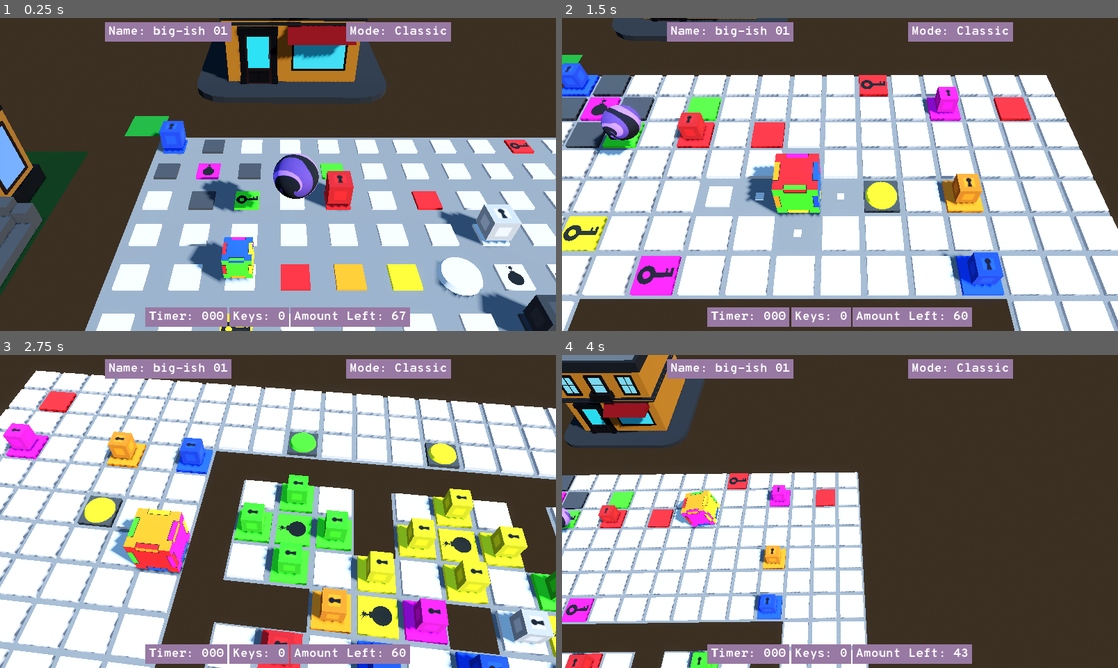
Above: before the commit, frames 1-4 (two rows, left to right).
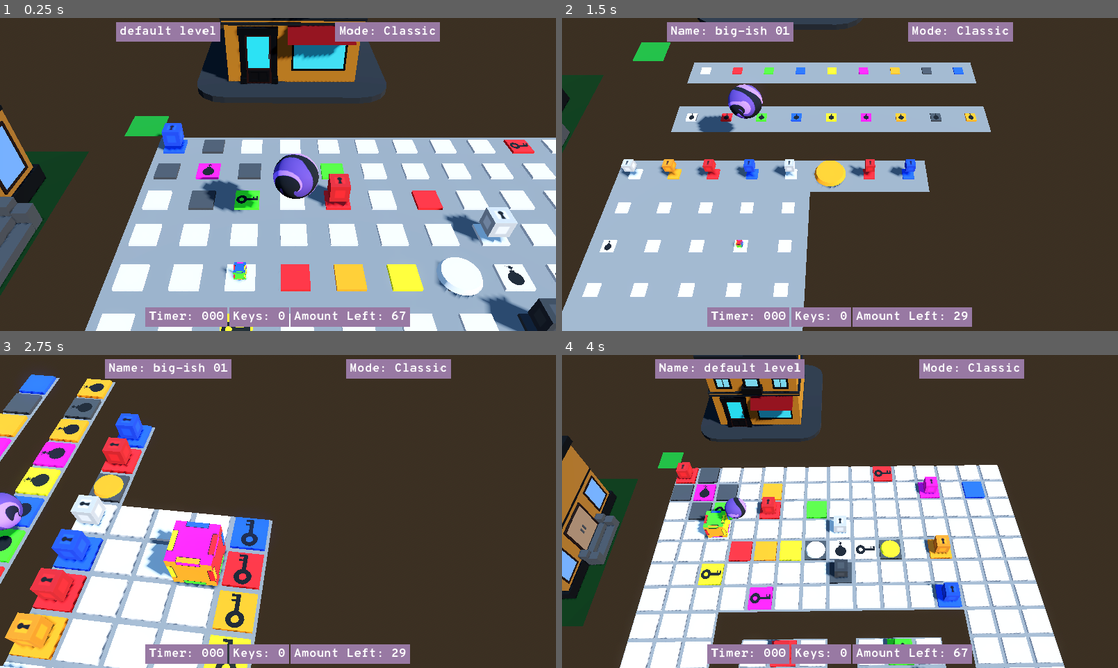
Above: after the commit, the same moments.

Repository: garrettjwilke/cube_thingy
Game: Godot game, scene res://scenes/3d/game_base.tscn
The game is run twice, just before and just after one commit, with the same random seed, the same clock (stepped at 60 frames per second) and the same inputs.
Inputs:
- Up to frame 1 (0.25 s): no input
- Up to frame 2 (1.5 s): hold D (right) 0.53-1.28 s; tap N (level_next) at 0.6 s; tap B (level_previous) at 0.8, 1.35 s; hold S (back) from 1.28 s (still down)
- Up to frame 3 (2.75 s): tap N (level_next) at 1.55 s; release S (back) at 2.03 s; hold D (right) from 2.03 s (still down); tap Q (CAM_ROTATE_LEFT) at 2.1 s; tap B (level_previous) at 2.3 s
- Up to frame 4 (4 s): release D (right) at 2.78 s; hold W (forward) 2.78-3.53 s; tap E (CAM_ROTATE_RIGHT) at 2.85 s; tap N (level_next) at 3.05 s; hold A (left) from 3.53 s (still down); tap C (cam_swap) at 3.6 s; tap B (level_previous) at 3.8 s

The runs differ from the first frame. In frame 1, 4.1% of the frame differs, in the area x 17-100%, y 1-100%; in frame 2, 71%, in the area x 0-100%, y 0-100%; in frame 3, 70%; in frame 4, 53%.

Commit message:
fixed all jank

Diff:
--- a/scripts/cube_3d.gd
+++ b/scripts/cube_3d.gd
@@ -155,14 +155,32 @@
 	hmls.update_cube_position(Vector2(int(position.x), int(position.z)))
 
 func reset_pos():
-	mesh.hide()
+	hmls.update_cube_position(Vector2(hmls.START_POSITION.x,hmls.START_POSITION.y))
+	mesh.rotation_degrees = Vector3(0,0,0)
+	hmls.PAUSE = true
 	position = Vector3(hmls.START_POSITION.x,0,hmls.START_POSITION.y)
-	hmls.update_cube_position(Vector2(position.x,position.z))
-	mesh.rotation_degrees = Vector3(0,0,0)
-	mesh.scale = Vector3(0,0,0)
-	var tween = create_tween()
-	tween.tween_property(mesh,"scale",Vector3(1,1,1),0.5)
-	mesh.show()
+	scale = Vector3(0.01,0.01,0.01)
+	hmls.PAUSE = true
+	var tween2 = create_tween()
+	tween2.tween_property(self,"scale",Vector3(1,1,1),1.2)
+	await tween2.finished
+	hmls.PAUSE = false
+	#var tween2 = create_tween()
+	#tween2.tween_property(self,"position",Vector3(hmls.START_POSITION.x,0,hmls.START_POSITION.y),0.7)
+	#await tween2.finished
+
+	hmls.PAUSE = false
+	#hmls.update_cube_position(Vector3(hmls.START_POSITION.x,0,hmls.START_POSITION.y))
+
+	#mesh.hide()
+	#position = Vector3(hmls.START_POSITION.x,0,hmls.START_POSITION.y)
+	#mesh.scale = Vector3(0,0,0)
+	#hmls.PAUSE = true
+	#var tween = create_tween()
+	#tween.tween_property(mesh,"scale",Vector3(1,1,1),0.5)
+	#mesh.show()
+	#await tween.finished
+	#hmls.PAUSE = false
 
 func _ready():
 	set_cube_material()
@@ -185,6 +203,28 @@
 		else:
 			hmls.INVERTED_MODE = "false"
 		set_cube_material()
+	if Input.is_action_just_pressed("reset"):
+		if hmls.PAUSE == false:
+			# uncomment the line below to force the RNG to be the same each reset
+			#hmls.update_rng_seed(hmls.get_default("RNG_SEED"))
+			hmls.debug_message("cube_3d.gd", "reset button pressed", 1)
+			hmls.update_tiles("reset")
+			hmls.update_tiles("3d")
+			reset_pos()
+	if Input.is_action_just_pressed("level_next"):
+		if hmls.PAUSE == false:
+			hmls.update_level(1)
+			hmls.update_tiles("reset")
+			hmls.update_tiles("3d")
+			# set the position and then pass position to hmls.update_cube_position
+			# if we don't do this, the cube can end up on a bad tile
+			reset_pos()
+	if Input.is_action_just_pressed("level_previous"):
+		if hmls.PAUSE == false:
+			hmls.update_level(-1)
+			hmls.update_tiles("reset")
+			hmls.update_tiles("3d")
+			reset_pos()
 	if hmls.PAUSE:
 		return
 	speed = ORIGINAL_SPEED
@@ -232,32 +272,12 @@
 			4:
 				DIR = Vector3.FORWARD
 	if DIR != Vector3.ZERO:
+		var CAN_ROLL = false
 		match str(hmls.floor_check(hmls.CUBE_POSITION.x + DIR.x, hmls.CUBE_POSITION.y + DIR.z)):
 			"stop":
 				return
-		var CAN_ROLL = await fake_roll(DIR)
-		#await fake_roll(DIR)
+		CAN_ROLL = await fake_roll(DIR)
 		if CAN_ROLL == "false":
 			return
 		hmls.attribute_stuffs(Vector2(hmls.CUBE_POSITION.x + DIR.x, hmls.CUBE_POSITION.y + DIR.z))
 		roll(DIR)
-
-	if Input.is_action_just_pressed("reset"):
-		# uncomment the line below to force the RNG to be the same each reset
-		#hmls.update_rng_seed(hmls.get_default("RNG_SEED"))
-		hmls.debug_message("cube_3d.gd", "reset button pressed", 1)
-		hmls.update_tiles("reset")
-		hmls.update_tiles("3d")
-		reset_pos()
-	if Input.is_action_just_pressed("level_next"):
-		hmls.update_level(1)
-		hmls.update_tiles("reset")
-		hmls.update_tiles("3d")
-		# set the position and then pass position to hmls.update_cube_position
-		# if we don't do this, the cube can end up on a bad tile
-		reset_pos()
-	if Input.is_action_just_pressed("level_previous"):
-		hmls.update_level(-1)
-		hmls.update_tiles("reset")
-		hmls.update_tiles("3d")
-		reset_pos()
--- a/scripts/hmls.gd
+++ b/scripts/hmls.gd
@@ -1,6 +1,4 @@
 extends Node
-
-var NOT_READY = false
 
 var DEBUG = false
 # setting DEBUG_SEVERITY can help isolate debug messages
@@ -271,19 +269,17 @@
 	new_material.albedo_color = COLOR
 	get_node(str("/root/hmls/VIEW_3D/")).add_child(NEW_BOX)
 	get_node(str("/root/hmls/VIEW_3D/",NAME,"/MeshInstance3D")).mesh.surface_set_material(0, new_material)
-	if ENABLE_JANK == "true":
-		scale_thingy(NEW_BOX,0.3)
+	scale_thingy(NEW_BOX,0.3)
 
 func spawn_key(COLOR,node_name):
 	var material = load("res://assets/textures/key_texture.tres")
 	var new_material = material.duplicate()
 	new_material.albedo_color = COLOR
 	get_node(str("/root/hmls/VIEW_3D/",node_name)).mesh.surface_set_material(0, new_material)
-	#get_node(str("/root/hmls/VIEW_3D/",node_name)).name = str(node_name,"_key")
 
 func scale_thingy(node, speed):
 	var old_scale = node.scale
-	node.scale = Vector3(0,0,0)
+	node.scale = Vector3(0.01,0.01,0.01)
 	node.show()
 	var tween = create_tween().set_ease(Tween.EASE_OUT_IN)
 	tween.tween_property(node,"scale",old_scale, speed)
@@ -344,7 +340,7 @@
 	if get_node_or_null(str("/root/hmls/VIEW_3D/",x,"x",y)):
 		CURRENT_TILE = get_node(str("/root/hmls/VIEW_3D/",x,"x",y))
 		var tween2 = create_tween()
-		tween2.tween_property(CURRENT_TILE,"scale",Vector3(0,0,0), 0.3)
+		tween2.tween_property(CURRENT_TILE,"scale",Vector3(0.01,0.01,0.01), 0.3)
 		await tween2.finished
 	else:
 		CURRENT_TILE = MeshInstance3D.new()
@@ -376,6 +372,8 @@
 	scale_thingy(CURRENT_TILE,0.4)
 
 signal signal_detonator(COLOR)
+
+signal signal_level_start()
 
 func load_level():
 	# if the CURRENT_LEVEL has data, set the LEVEL_MATRIX
@@ -415,9 +413,9 @@
 
 # this is the first function to run to spawn tiles
 func update_tiles(MODE):
-	NOT_READY = true
 	# if reset, then delete all nodes and set CURRENT_LEVEL to nothing
 	if MODE == "reset":
+		emit_signal("signal_level_start")
 		remove_child(get_node("/root/hmls/VIEW_3D"))
 		CURRENT_LEVEL = []
 		LEVEL_RESOLUTION = Vector2(0,0)
@@ -460,13 +458,19 @@
 		y += 1
 		if y > LEVEL_RESOLUTION.y:
 			LEVEL_RESOLUTION.y += 1
-	NOT_READY = false
-
+
+var temp_counter = 0
+var LAST_CELL = ""
 func attribute_stuffs(CELL):
+	if LAST_CELL == str(CELL.x,"x",CELL.y):
+		return
+	LAST_CELL = str(CELL.x,"x",CELL.y)
+	temp_counter += 1
 	var CELL_DATA = CURRENT_LEVEL[CELL.y][CELL.x]
 	var CHECK_TILE = hmls.get_cell_data(hmls.CURRENT_LEVEL[CELL.y][CELL.x])
 	var COLOR = CHECK_TILE[1]
 	var ATTRIBUTE = CHECK_TILE[3]
+	print("wtf? ",temp_counter)
 	match ATTRIBUTE:
 		"start_position":
 			if GAME_MODE == "Classic":
@@ -509,13 +513,11 @@
 			var NODE_NAME = str("/root/hmls/VIEW_3D/",CELL.x,"x",CELL.y,"_box")
 			KEY_COUNT -= 1
 			if is_instance_valid(get_node(NODE_NAME)):
-				if ENABLE_JANK == "true":
-					var tween2 = create_tween()
-					tween2.tween_property(get_node(NODE_NAME),"scale",Vector3(0,0,0), 0.2)
-					await tween2.finished
-					#get_node(NODE_NAME).queue_free()
-				else:
-					get_node(NODE_NAME).queue_free()
+				var tween2 = create_tween()
+				tween2.tween_property(get_node(NODE_NAME),"scale",Vector3(0.01,0.01,0.01), 0.2)
+				await tween2.finished
+				#get_node(NODE_NAME).queue_free()
+				get_node(NODE_NAME).queue_free()
 			match GAME_MODE:
 				"Classic":
 					AMOUNT_LEFT -= 1
@@ -530,7 +532,7 @@
 			emit_signal("signal_detonator", COLOR)
 			var node = get_node(str("/root/hmls/VIEW_3D/",CELL.x,"x",CELL.y,"_detonator"))
 			var tween = create_tween()
-			tween.tween_property(node,"scale",Vector3(0,0,0),0.4)
+			tween.tween_property(node,"scale",Vector3(0.01,0.01,0.01),0.4)
 			await tween.finished
 		"bomb":
 			print("bomb detected: ", COLOR)
@@ -558,12 +560,12 @@
 			var ATTRIBUTE_MATCH = info[3]
 			if COLOR_MATCH == "black":
 				if ATTRIBUTE_MATCH == "bomb":
-					print("black bomb")
+					#print("black bomb")
 					tile_spawn(temp_x,temp_y,10)
 					CURRENT_LEVEL[temp_y][temp_x] = 10
 			if COLOR_MATCH == COLOR:
 				if ATTRIBUTE_MATCH == "bomb":
-					print(str("bomb identified: ",temp_x,"x",temp_y))
+					#print(str("bomb identified: ",temp_x,"x",temp_y))
 					tile_spawn(temp_x,temp_y,10)
 					CURRENT_LEVEL[temp_y][temp_x] = 10
 					AMOUNT_LEFT -= 1
@@ -576,7 +578,7 @@
 							var tile_data = get_cell_data(CURRENT_LEVEL[i.y][i.x])
 							var potential_color = tile_data[1]
 							var potential_attribute = tile_data[3]
-							print(i, " - ", potential_color, " - ", potential_attribute)
+							#print(i, " - ", potential_color, " - ", potential_attribute)
 							if potential_color == "gray":
 								if potential_attribute == "default":
 									pass
@@ -588,31 +590,25 @@
 								pass
 							else:
 								AMOUNT_LEFT -= 1
-							#print(potential_color," - ",potential_attribute)
 							tile_spawn(i.x,i.y,10)
 							CURRENT_LEVEL[i.y][i.x] = "10"
+							PAUSE = true
 							if get_node_or_null(str("/root/hmls/VIEW_3D/",i.x,"x",i.y,"_box")):
 								var node = get_node(str("/root/hmls/VIEW_3D/",i.x,"x",i.y,"_box"))
-								if ENABLE_JANK == "true":
-									var tween = create_tween()
-									tween.tween_property(node,"scale",Vector3(0,0,0),0.3)
-									await tween.finished
-									node.queue_free()
-								else:
-									node.queue_free()
+								var tween = create_tween()
+								tween.tween_property(node,"scale",Vector3(0.01,0.01,0.01),0.3)
+								await tween.finished
+								node.queue_free()
 							if get_node_or_null(str("/root/hmls/VIEW_3D/",i.x,"x",i.y,"_detonator")):
 								var node = get_node(str("/root/hmls/VIEW_3D/",i.x,"x",i.y,"_detonator"))
-								if ENABLE_JANK == "true":
-									var tween = create_tween()
-									tween.tween_property(node,"scale",Vector3(0,0,0),0.3)
-									await tween.finished
-									node.queue_free()
-								else:
-									node.queue_free()
+								var tween = create_tween()
+								tween.tween_property(node,"scale",Vector3(0.01,0.01,0.01),0.3)
+								await tween.finished
+								node.queue_free()
+							PAUSE = false
 			temp_x += 1
 		temp_x = 0
 		temp_y += 1
-	print("detonator: ", COLOR)
 
 func _ready():
 	signal_detonator.connect(_on_signal_detonator)
--- a/scripts/view_2d.gd
+++ b/scripts/view_2d.gd
@@ -120,15 +120,19 @@
 
 var TIMER_HUD = 0
 func top_bar(MODE):
+	if MODE == "reset":
+		spawn_menu_items()
+		return
 	if MODE == "update":
-		TIMER_HUD = int(TIMER)
-		var TEMP_TIMER = TIMER_HUD
-		if TIMER_HUD < 100:
-			TEMP_TIMER = str("0", TIMER_HUD)
-		if TIMER_HUD < 10:
-			TEMP_TIMER = str("00", TIMER_HUD)
-		get_node(str(BOTTOM_CONTAINER,"/TIMER_BOX/TIMER_LABEL")).text = str("Timer: ", TEMP_TIMER)
-		get_node(str(BOTTOM_CONTAINER,"/KEY_COUNT_BOX/KEY_COUNT_LABEL")).text = str("Keys: " ,hmls.KEY_COUNT)
+		if hmls.PAUSE == false:
+			TIMER_HUD = int(TIMER)
+			var TEMP_TIMER = TIMER_HUD
+			if TIMER_HUD < 100:
+				TEMP_TIMER = str("0", TIMER_HUD)
+			if TIMER_HUD < 10:
+				TEMP_TIMER = str("00", TIMER_HUD)
+			get_node(str(BOTTOM_CONTAINER,"/TIMER_BOX/TIMER_LABEL")).text = str("Timer: ", TEMP_TIMER)
+			get_node(str(BOTTOM_CONTAINER,"/KEY_COUNT_BOX/KEY_COUNT_LABEL")).text = str("Keys: " ,hmls.KEY_COUNT)
 
 		match hmls.GAME_MODE:
 			"Classic":
@@ -139,11 +143,13 @@
 				if get_node(str(BOTTOM_CONTAINER,"/AMOUNT_LEFT_BOX")).is_visible():
 					get_node(str(BOTTOM_CONTAINER,"/AMOUNT_LEFT_BOX")).hide()
 		return
-	if MODE == "reset":
-		spawn_menu_items()
-		return
+
+func _on_signal_level_start():
+	TIMER = 0
+	top_bar("reset")
 
 func _ready():
+	hmls.signal_level_start.connect(_on_signal_level_start)
 	set_font()
 	hmls.PAUSE = false
 	MENU_NODE.hide()
@@ -156,22 +162,14 @@
 
 var TIMER = 0
 func _process(delta):
-
 	if Input.is_action_just_pressed("game_mode_key"):
 		if hmls.GAME_DIFFICULTY == "normal":
 			hmls.GAME_DIFFICULTY = "hard"
 		else:
 			hmls.GAME_DIFFICULTY = "normal"
-	if Input.is_action_just_pressed("reset") || Input.is_action_just_pressed("level_next") || Input.is_action_just_pressed("level_previous"):
-		TIMER = 0
-		top_bar("reset")
 	if hmls.PAUSE == false:
-		if hmls.NOT_READY:
-			return
 		TIMER += delta
-		if TIMER < 0.16:
-			top_bar("reset")
-		top_bar("update")
+	top_bar("update")
 	if Input.is_action_just_pressed("menu_button"):
 		if MENU_NODE.is_visible_in_tree():
 			MENU_NODE.hide()
--- a/scripts/view_3d.gd
+++ b/scripts/view_3d.gd
@@ -32,7 +32,7 @@
 func _ready():
 	if hmls.OS_CHECK == "mobile":
 		hmls.ENABLE_SHADERS = false
-	hmls.PAUSE = false
+	#hmls.PAUSE = false
 	rotate_view(0)
 	hmls.update_tiles("3d")
 	# after updating the level tiles, set the cube position
